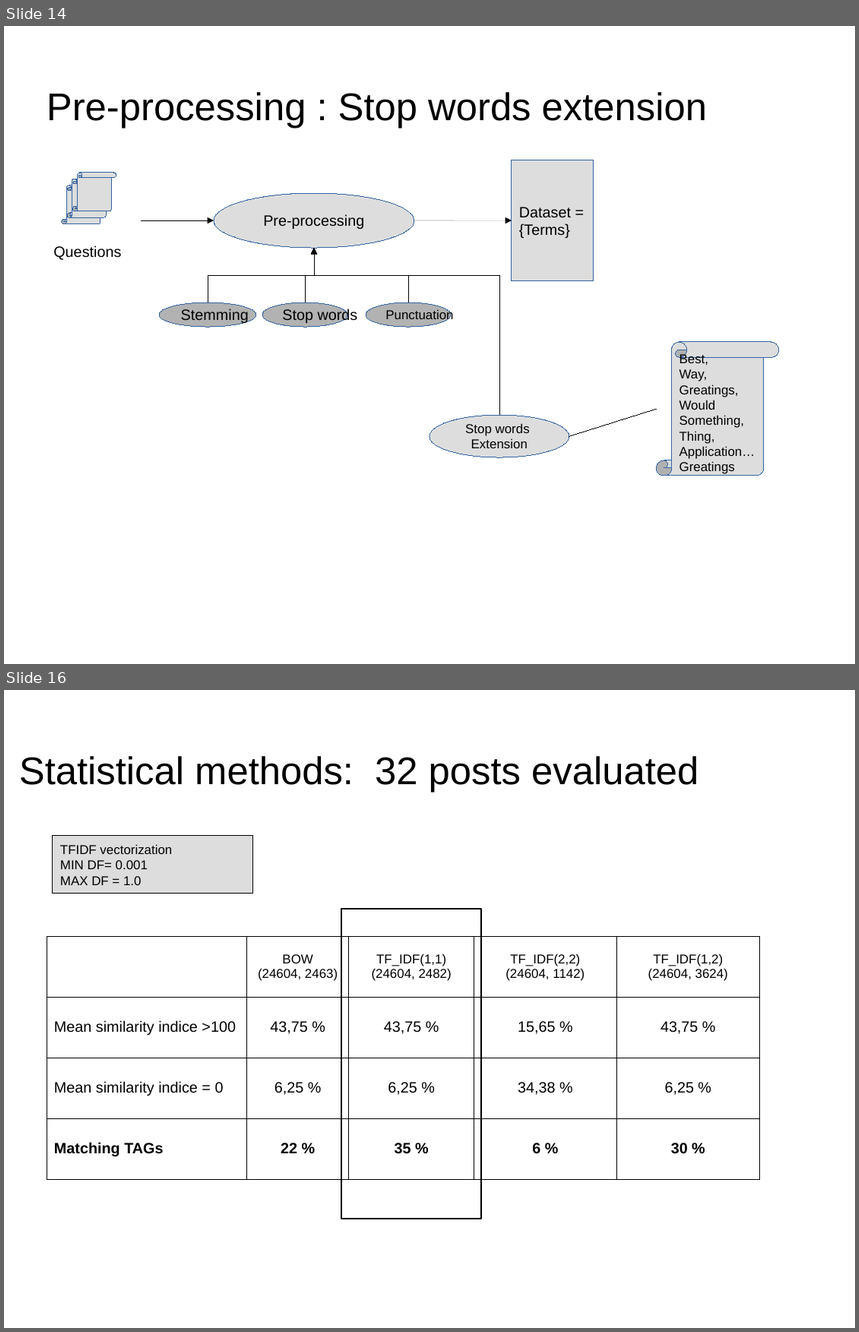
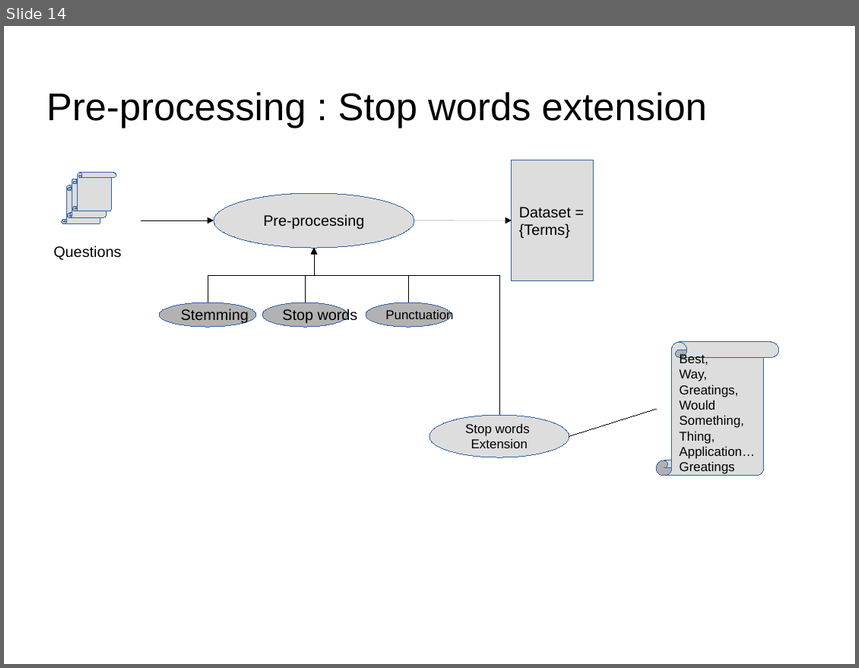
Before and after one commit to dataforcast/OC_Datascientist, a slide deck: P6/report/Openclassrooms_ParcoursDatascientist_P6-V1.odp. Shown one above the other, each under a label of ours: slides 14 and 16 before the commit, slide 14 after it; the slides between them are not shown. The pictures are 859x1332 and 859x668 pixels, drawn with LibreOffice and Linux fonts; fonts in the diff are those of the drawing; background and template pictures are left out. Boxes give left, top, right and bottom in pixels: in the first picture for what was removed or moved away, otherwise in the second. Text is boxed around its words. In the diff, an @@ line names an element or a change of style, - is before the commit and + after.

Commit message:
P6 / Statistical methods : computation of accuracy reworked; presentation reworked;

```diff
--- a/P6/report/Openclassrooms_ParcoursDatascientist_P6-V1.odp
+++ b/P6/report/Openclassrooms_ParcoursDatascientist_P6-V1.odp
@@ slide 16 removed at (4, 690, 855, 1328), background picture (left out) @@
@@ title removed at (19, 756, 699, 792) @@
-Statistical methods: 32 posts evaluated
@@ rectangle removed at (53, 836, 253, 894) @@
-TFIDF vectorization
-MIN DF= 0.001
-MAX DF = 1.0
@@ rectangle removed at (341, 909, 481, 1219) @@
@@ table removed at (47, 936, 759, 1179), 4 rows, 5 columns @@
- | BOW / (24604, 2463) | TF_IDF(1,1) / (24604, 2482) | TF_IDF(2,2) / (24604, 1142) | TF_IDF(1,2) / (24604, 3624)
-Mean similarity indice >100 | 43,75 % | 43,75 % | 15,65 % | 43,75 %
-Mean similarity indice = 0 | 6,25 % | 6,25 % | 34,38 % | 6,25 %
-Matching TAGs | 22 % | 35 % | 6 % | 30 %
```
Also in this commit, not shown: 9 slides changed, 2 slides added, 2 other slides removed, 4 other files.
